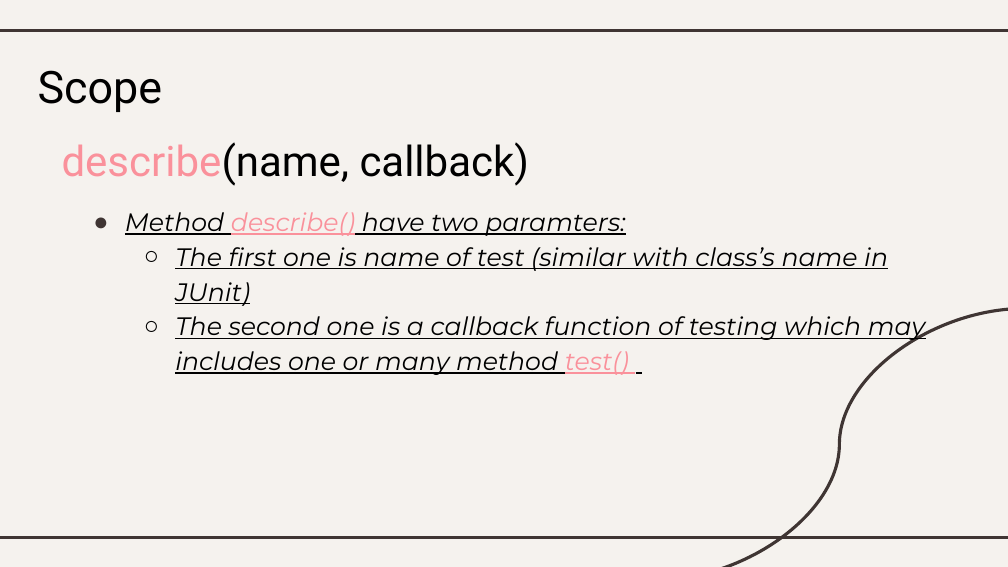
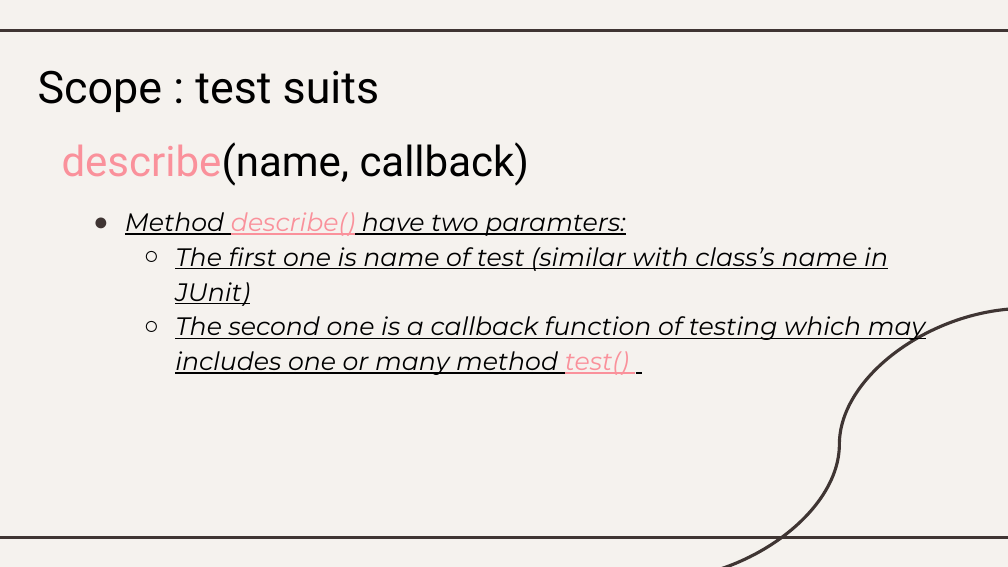
Before and after one commit to xWyvernPx/SWT, a slide deck: slide 6 of SWT.pptx. Drawn at 1008x567 pixels with LibreOffice and Linux fonts; fonts in the diff are those of the drawing. Boxes give left, top, right and bottom in pixels: in the first picture for what was removed or moved away, otherwise in the second. Text is boxed around its words. In the diff, an @@ line names an element or a change of style, - is before the commit and + after.

```diff
--- a/SWT.pptx
+++ b/SWT.pptx
@@ text at [38, 70, 379, 112]: text changed @@
-Scope
+Scope : test suits
```
Also in this commit, not shown: 2 other slides changed, 6 other files.
